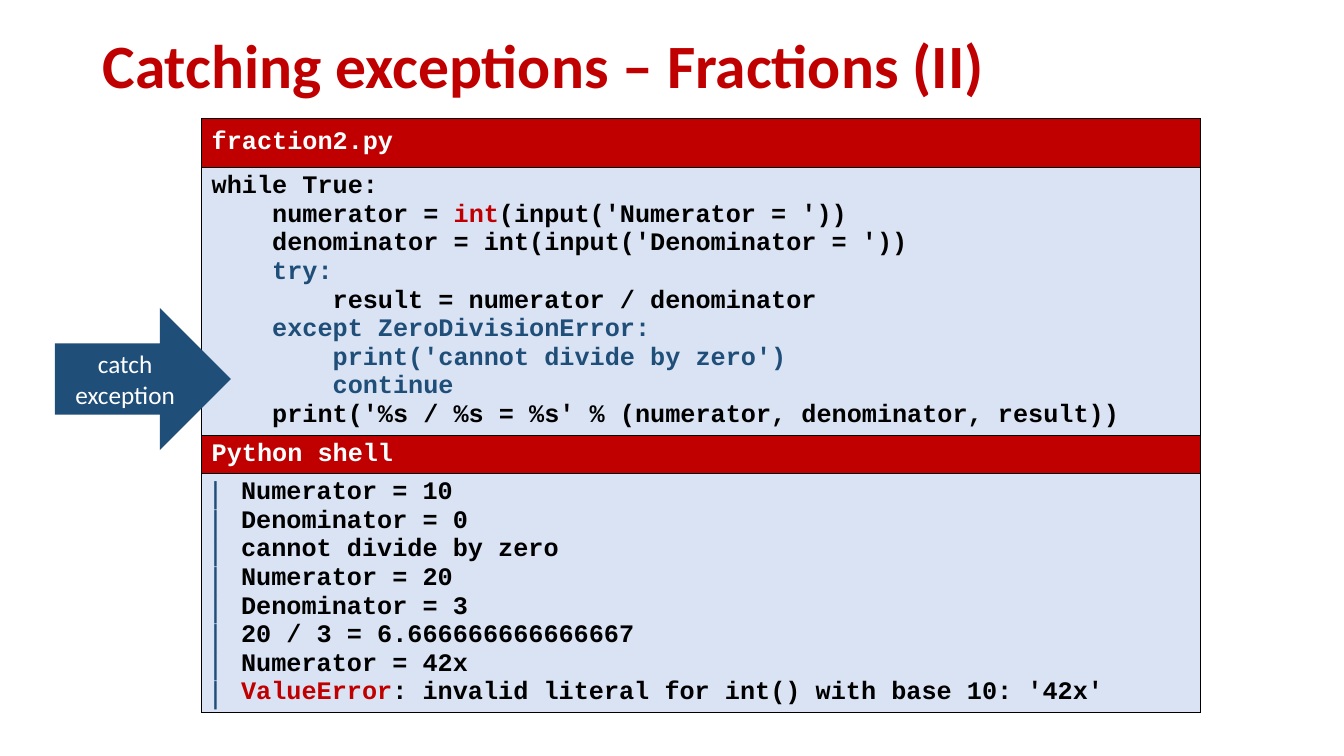
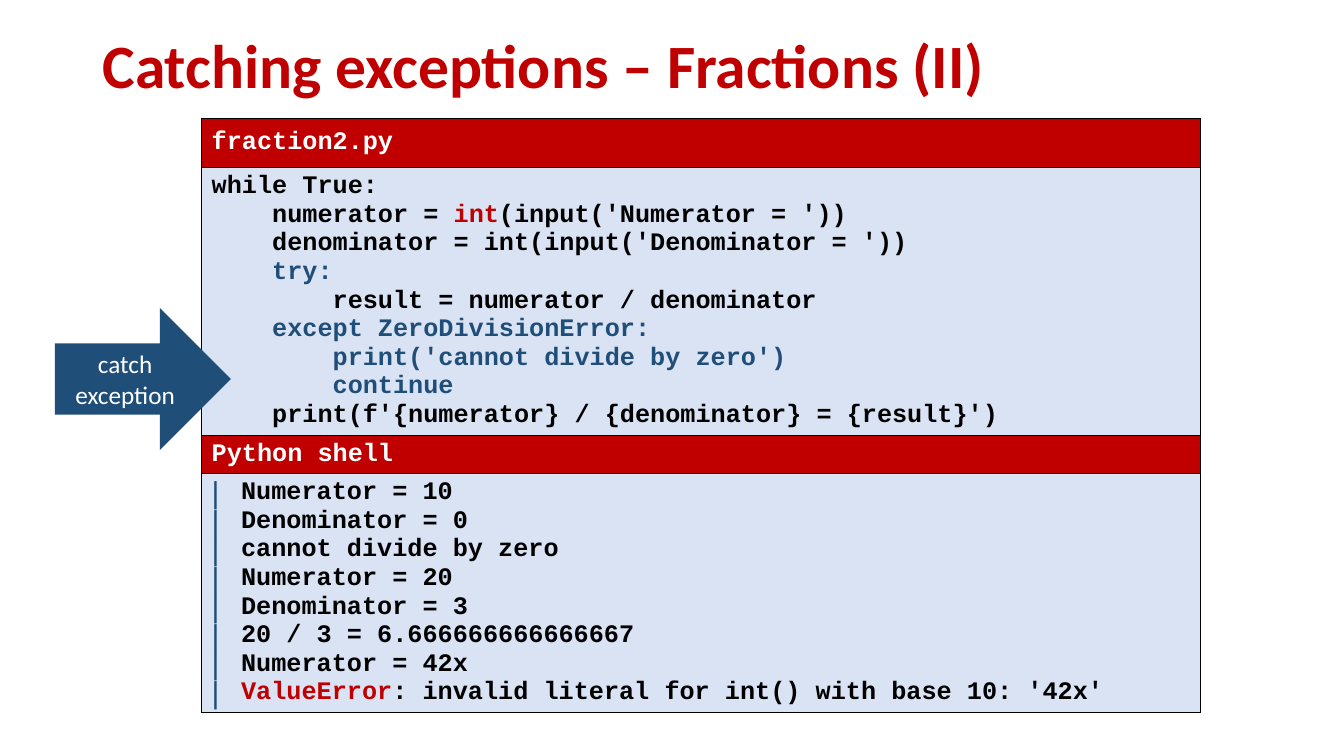
Before and after one commit to gsbrodal/gsbrodal.github.io, a slide deck: slide 6 of ipsa/slides/exceptions.pptx. Drawn at 1344x756 pixels with LibreOffice and Linux fonts; fonts in the diff are those of the drawing. Boxes give left, top, right and bottom in pixels: in the first picture for what was removed or moved away, otherwise in the second. Text is boxed around its words. In the diff, an @@ line names an element or a change of style, - is before the commit and + after.

```diff
--- a/ipsa/slides/exceptions.pptx
+++ b/ipsa/slides/exceptions.pptx
@@ table at (202, 119, 1200, 743) @@
-row 2, column 1: while True: / numerator = int(input('Numerator = ')) / denominator = int(input('Denominator = ')) / try: / result = numerator / denominator / except ZeroDivisionError: / print('cannot divide by zero') / continue / print('%s / %s = %s' % (numerator, denominator, result))
+row 2, column 1: while True: / numerator = int(input('Numerator = ')) / denominator = int(input('Denominator = ')) / try: / result = numerator / denominator / except ZeroDivisionError: / print('cannot divide by zero') / continue / print(f'{numerator} / {denominator} = {result}')
```
Also in this commit, not shown: 12 other slides changed, 12 other files.
